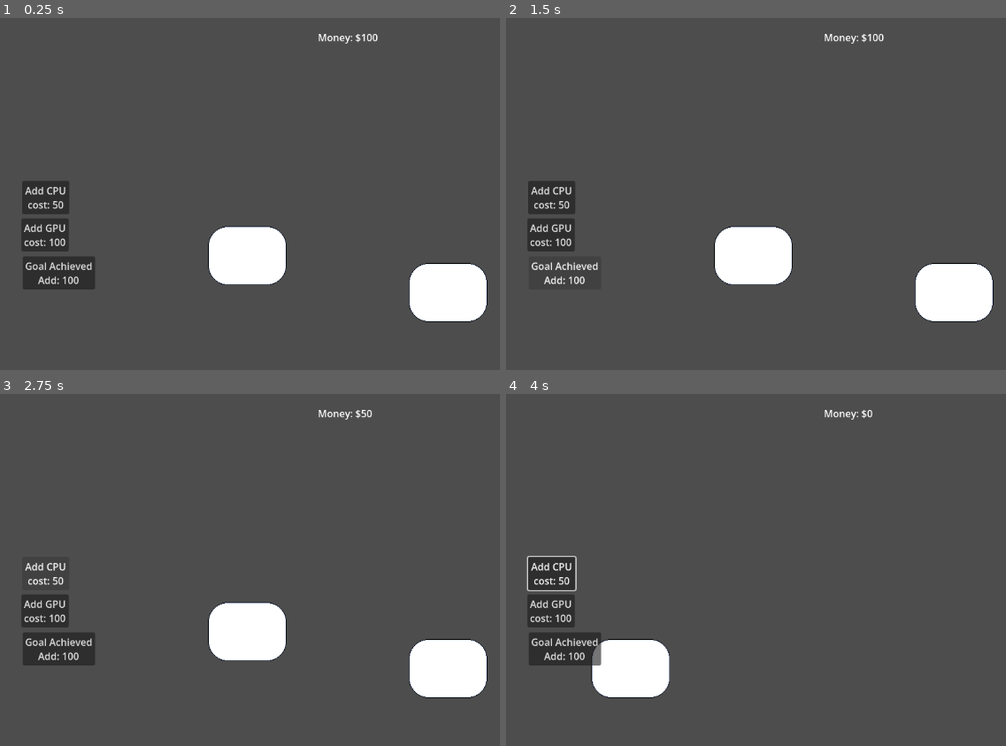
Above: before the commit, frames 1-4 (two rows, left to right).
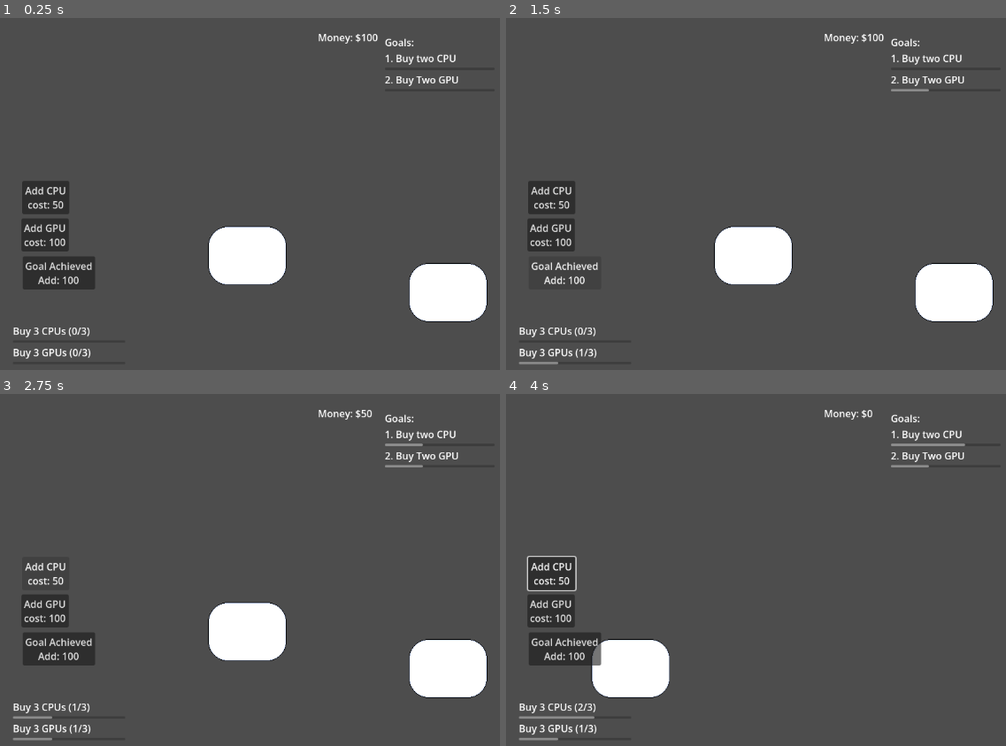
Above: after the commit, the same moments.

Repository: ARCsweden/GameJam2026SpringB
Game: Godot game, scene res://Scenes/Game/Game.tscn
The game is run twice, just before and just after one commit, with the same random seed, the same clock (stepped at 60 frames per second) and the same inputs.
Inputs (mouse positions are in pixels of both pictures, inside the frame that each line leads up to):
- Up to frame 1 (0.25 s): no input
- Up to frame 2 (1.5 s): click "Add GPU cost: 100" at 0.5 s; click "Goal Achieved Add: 100" at 1.25 s
- Up to frame 3 (2.75 s): click "Add CPU cost: 50" at 2 s
- Up to frame 4 (4 s): tap Enter at 2.75 s; move the mouse to (outside the picture) at 2.77 s; hold Right (pan_right) 2.78-3.5 s; click (outside the picture) at 2.92 s; drag from (716, 612) to (826, 672) at 3.52 s

The runs differ from the first frame. In frame 1, 0.7% of the frame differs, in the area x 2-92%, y 5-97%; in frame 2, 0.8%; in frame 3, 0.9%; in frame 4, 1.0%, in the area x 2-92%, y 5-99%.

Commit message:
progress bars and goal logic

Diff:
--- a/Resources/Goal1.tres
+++ b/Resources/Goal1.tres
@@ -1,7 +1,16 @@
 [gd_resource type="Resource" script_class="GoalData" format=3 uid="uid://rcxdu7ar0peg"]
 
 [ext_resource type="Script" uid="uid://cmyshpwolbips" path="res://Scripts/GoalData.gd" id="1_w5eog"]
+[ext_resource type="Resource" uid="uid://kkg8e06fywo5" path="res://Resources/Goal3.tres" id="2_fi1ry"]
+[ext_resource type="Resource" uid="uid://bbpn4wl0wonps" path="res://Resources/Goal2.tres" id="3_7ijsc"]
 
 [resource]
 script = ExtResource("1_w5eog")
+goal_id = "buy_cpu"
+description = "Buy 3 CPUs"
+reward_amount = 10000
+target_value = 3
+next_goals = Array[ExtResource("1_w5eog")]([ExtResource("2_fi1ry"), ExtResource("3_7ijsc")])
+is_repeatable = true
+action_tag = "cpu"
 metadata/_custom_type_script = "uid://cmyshpwolbips"
--- /dev/null
+++ b/Resources/Goal2.tres
@@ -0,0 +1,12 @@
+[gd_resource type="Resource" script_class="GoalData" format=3 uid="uid://bbpn4wl0wonps"]
+
+[ext_resource type="Script" uid="uid://cmyshpwolbips" path="res://Scripts/GoalData.gd" id="1_fswo7"]
+
+[resource]
+script = ExtResource("1_fswo7")
+goal_id = "buy_gpu"
+description = "Buy 3 GPUs"
+reward_amount = 20000
+target_value = 3
+action_tag = "gpu"
+metadata/_custom_type_script = "uid://cmyshpwolbips"
--- /dev/null
+++ b/Resources/Goal3.tres
@@ -0,0 +1,12 @@
+[gd_resource type="Resource" script_class="GoalData" format=3 uid="uid://kkg8e06fywo5"]
+
+[ext_resource type="Script" uid="uid://cmyshpwolbips" path="res://Scripts/GoalData.gd" id="1_umg5b"]
+
+[resource]
+script = ExtResource("1_umg5b")
+goal_id = "buy_cpu_2"
+description = "Buy 5 Cpus"
+reward_amount = 1000000
+target_value = 5
+action_tag = "cpu"
+metadata/_custom_type_script = "uid://cmyshpwolbips"
--- a/Resources/node1.tres
+++ b/Resources/node1.tres
@@ -6,4 +6,6 @@
 script = ExtResource("1_oumwg")
 module_name = "CPU"
 cost = 50
+goal_id_to_trigger = "buy_cpu"
+action_tag = "cpu"
 metadata/_custom_type_script = "uid://cxwn8yrjkyp3v"
--- a/Resources/node2.tres
+++ b/Resources/node2.tres
@@ -6,4 +6,6 @@
 script = ExtResource("1_6okmc")
 module_name = "GPU"
 cost = 100
+goal_id_to_trigger = "buy_gpu"
+action_tag = "gpu"
 metadata/_custom_type_script = "uid://cxwn8yrjkyp3v"
--- a/Scenes/Game/Game.tscn
+++ b/Scenes/Game/Game.tscn
@@ -1,16 +1,23 @@
 [gd_scene format=3 uid="uid://dpa7etolnwg3j"]
 
 [ext_resource type="PackedScene" uid="uid://kk50qp4e2lch" path="res://Scenes/Game/Schematic.tscn" id="1_iukft"]
+[ext_resource type="Resource" uid="uid://rcxdu7ar0peg" path="res://Resources/Goal1.tres" id="2_3586x"]
 [ext_resource type="PackedScene" uid="uid://c07fpo7nlye7n" path="res://Scenes/Game/GUI.tscn" id="2_gwu2e"]
+[ext_resource type="Resource" uid="uid://bbpn4wl0wonps" path="res://Resources/Goal2.tres" id="3_10ki7"]
 [ext_resource type="Script" uid="uid://dx2vsf4ctm4ti" path="res://Scripts/MoneyUI.gd" id="3_xbxml"]
 [ext_resource type="Script" uid="uid://beawjojb6jtid" path="res://Scripts/BuyPipeButton.gd" id="4_ln2h6"]
 [ext_resource type="Resource" uid="uid://lhwar65rtdn8" path="res://Resources/node2.tres" id="5_3k6gv"]
 [ext_resource type="Script" uid="uid://birkj6dde2i87" path="res://Scripts/DebugGoalButton.gd" id="5_y3kpf"]
 [ext_resource type="Resource" uid="uid://cdlqcud8budfg" path="res://Resources/node1.tres" id="7_1q8bt"]
+[ext_resource type="Script" uid="uid://cl6ve3a0ld4uu" path="res://Scripts/GoalPanel.gd" id="8_gvja8"]
+[ext_resource type="Script" uid="uid://dgmpkb4r6yt5o" path="res://Scripts/DynamicGoalPanel.gd" id="11_10ki7"]
+[ext_resource type="PackedScene" uid="uid://2rvovwt788pj" path="res://Scenes/Game/goal_item_ui.tscn" id="12_ti1oi"]
 
 [node name="Game" type="Node2D" unique_id=235563203]
 
 [node name="Schematic" parent="." unique_id=1559803732 instance=ExtResource("1_iukft")]
+cpu_goal = ExtResource("2_3586x")
+gpu_goal = ExtResource("3_10ki7")
 
 [node name="CanvasLayer" type="CanvasLayer" parent="." unique_id=1740658751]
 
@@ -51,3 +58,35 @@
 cost: 50"
 script = ExtResource("4_ln2h6")
 module_to_buy = ExtResource("7_1q8bt")
+
+[node name="GoalPanel" type="VBoxContainer" parent="CanvasLayer" unique_id=1203527586]
+offset_left = 627.0
+offset_top = 28.0
+offset_right = 806.0
+offset_bottom = 148.0
+script = ExtResource("8_gvja8")
+
+[node name="Goal Panel" type="Label" parent="CanvasLayer/GoalPanel" unique_id=342258914]
+layout_mode = 2
+text = "Goals:
+1. Buy two CPU"
+
+[node name="CPUProgressBar" type="ProgressBar" parent="CanvasLayer/GoalPanel" unique_id=1141272039]
+layout_mode = 2
+show_percentage = false
+
+[node name="Label" type="Label" parent="CanvasLayer/GoalPanel" unique_id=193465630]
+layout_mode = 2
+text = "2. Buy Two GPU"
+
+[node name="GPUProgressBar" type="ProgressBar" parent="CanvasLayer/GoalPanel" unique_id=1658577566]
+layout_mode = 2
+show_percentage = false
+
+[node name="DynamicGoalPanel" type="VBoxContainer" parent="CanvasLayer" unique_id=1475320242]
+offset_left = 21.0
+offset_top = 499.0
+offset_right = 204.0
+offset_bottom = 596.0
+script = ExtResource("11_10ki7")
+goal_item_scene = ExtResource("12_ti1oi")
--- /dev/null
+++ b/Scenes/Game/goal_item_ui.tscn
@@ -0,0 +1,15 @@
+[gd_scene format=3 uid="uid://2rvovwt788pj"]
+
+[ext_resource type="Script" uid="uid://y4yfi83dvdca" path="res://Scripts/GoalItemUI.gd" id="1_an4bq"]
+
+[node name="GoalItemUI" type="VBoxContainer" unique_id=1666911190]
+offset_right = 40.0
+offset_bottom = 40.0
+script = ExtResource("1_an4bq")
+
+[node name="Label" type="Label" parent="." unique_id=1099458745]
+layout_mode = 2
+
+[node name="ProgressBar" type="ProgressBar" parent="." unique_id=711421980]
+layout_mode = 2
+show_percentage = false
--- a/Scenes/Game/schematic.gd
+++ b/Scenes/Game/schematic.gd
@@ -2,9 +2,15 @@
 
 @onready var camera : Camera2D = $Camera2D
 
+@export var cpu_goal: GoalData
+@export var gpu_goal: GoalData
 # Called when the node enters the scene tree for the first time.
 func _ready() -> void:
 	EconomyManager.initialize_game(Constants.STARTING_MONEY)
+	GoalManager.call_deferred("activate_single_goal",cpu_goal)
+	GoalManager.call_deferred("activate_single_goal",gpu_goal)
+	#GoalManager.activate_single_goal(cpu_goal)
+	#GoalManager.activate_single_goal(gpu_goal)
 	pass # Replace with function body.
 
 
--- a/Scripts/BuyPipeButton.gd
+++ b/Scripts/BuyPipeButton.gd
@@ -15,7 +15,13 @@
 
 	# Ask the EconomyManager to spend the money
 	if EconomyManager.spend_money(module_to_buy.cost):
+		if module_to_buy.action_tag != "":
+			GoalManager.trigger_action(module_to_buy.action_tag,1)
+		#if module_to_buy.goal_id_to_trigger != "":
+		#	GoalManager.add_progress(module_to_buy.goal_id_to_trigger,1)
+		#	print("Updated Goal: ",module_to_buy.goal_id_to_trigger)
 		print("Successfully bought: ", module_to_buy.module_name)
+
 
 		# Here is where you would tell your game board to let the player
 		# place the module. For example:
--- /dev/null
+++ b/Scripts/DynamicGoalPanel.gd
@@ -0,0 +1,42 @@
+extends VBoxContainer
+
+# 1. Expose a slot in the Inspector so we can drag our new scene into it
+@export var goal_item_scene: PackedScene
+
+# 2. Track the active UI elements. Key: goal_id, Value: GoalItemUI instance
+var active_ui_elements: Dictionary = {}
+
+func _ready() -> void:
+	# Listen to the GoalManager's signals
+	GoalManager.goal_activated.connect(_on_goal_activated)
+	GoalManager.goal_progress_updated.connect(_on_goal_progress_updated)
+	GoalManager.goal_completed.connect(_on_goal_completed)
+
+func _on_goal_activated(goal: GoalData) -> void:
+	# 1. Create a new instance of our reusable UI scene
+	var new_item = goal_item_scene.instantiate() as GoalItemUI
+
+	# 2. Add it as a child of this VBoxContainer so it shows up on screen
+	add_child(new_item)
+
+	# 3. Pass the goal data to it so it sets up its text and max values
+	new_item.setup(goal)
+
+	# 4. Save a reference to it in our dictionary so we can find it later
+	active_ui_elements[goal.goal_id] = new_item
+
+func _on_goal_progress_updated(goal_id: String, current: int, target: int) -> void:
+	# Find the specific UI element for this goal and tell it to update
+	if active_ui_elements.has(goal_id):
+		active_ui_elements[goal_id].update_progress(current, target)
+
+func _on_goal_completed(goal_id: String) -> void:
+	# When the goal is finished, find the UI element...
+	if active_ui_elements.has(goal_id):
+		var item_to_remove = active_ui_elements[goal_id]
+
+		# ...delete it from the screen...
+		item_to_remove.queue_free()
+
+		# ...and remove it from our tracking dictionary.
+		active_ui_elements.erase(goal_id)
--- a/Scripts/GoalData.gd
+++ b/Scripts/GoalData.gd
@@ -4,4 +4,15 @@
 @export var goal_id: String
 @export var description: String
 @export var reward_amount: int
-@export var target_value: int # e.g., "Connect 5 pipes" -> target_value = 5
+@export var target_value: int
+@export var next_goals: Array[GoalData]
+@export var is_repeatable: bool = false
+@export var action_tag: String
+#@export var amount_of_CPU: int
+#@export var amount_of_GPU: int
+#@export var amount_of_cameras: int # e.g., "Connect 5 pipes" -> target_value = 5
+#@export var camera_resolution_target: int
+#@export var camera_speed_target: int
+#@export var amount_of_arms: int
+#@export var amount_of_legs: int
+#@export var amount_of_monitors: int
--- /dev/null
+++ b/Scripts/GoalItemUI.gd
@@ -0,0 +1,20 @@
+extends VBoxContainer
+class_name GoalItemUI
+
+@onready var label: Label = $Label
+@onready var progress_bar: ProgressBar = $ProgressBar
+
+var base_description: String = ""
+
+# Called once when the goal is first activated
+func setup(goal: GoalData) -> void:
+	print("SETUP GOALS TO XX")
+	base_description = goal.description
+	progress_bar.max_value = goal.target_value
+	update_progress(0, goal.target_value)
+
+# Called every time progress is made
+func update_progress(current: int, target: int) -> void:
+	progress_bar.value = current
+	# Using Godot's string formatting to make it look like: "Buy CPU (1/2)"
+	label.text = "%s (%d/%d)" % [base_description, current, target]
--- a/Scripts/GoalManager.gd
+++ b/Scripts/GoalManager.gd
@@ -1,12 +1,33 @@
 extends Node
 
 signal goal_progress_updated(goal_id: String, current: int, target: int)
+signal goal_activated(goal: GoalData)
+signal goal_completed(goal_id: String) # New signal to tell the UI a goal is done!
 
 # A dictionary to track active goals.
 # Key: goal_id (String), Value: current_progress (int)
 var active_goals: Dictionary = {}
 var goal_definitions: Dictionary = {} # Stores the GoalData resources
 
+# METHOD A: Add an entire array of goals at the start of a level
+func load_level_goals(goals_array: Array[GoalData]) -> void:
+	active_goals.clear()
+	goal_definitions.clear()
+
+	for goal in goals_array:
+		activate_single_goal(goal)
+
+# METHOD B: Add a single goal dynamically
+func activate_single_goal(goal: GoalData) -> void:
+	# First check if it's already active to prevent duplicates
+	if not active_goals.has(goal.goal_id):
+		# 1. Save the Resource data so we know the target and reward later
+		goal_definitions[goal.goal_id] = goal
+		# 2. Add it to active goals and set its starting progress to 0
+		active_goals[goal.goal_id] = 0
+
+		print("New Goal Added: ", goal.goal_id)
+		goal_activated.emit(goal)
 # Call this when the level starts to load in the level's specific goals
 func load_goals(goals_array: Array[GoalData]):
 	active_goals.clear()
@@ -14,25 +35,97 @@
 	for goal in goals_array:
 		goal_definitions[goal.goal_id] = goal
 		active_goals[goal.goal_id] = 0
+# Replace add_progress with this new function:
+func trigger_action(action: String, amount: int = 1) -> void:
+	# A temporary list to hold goals that finish during this loop
+	var goals_to_complete: Array[String] = []
+
+	# 1. Loop through every currently active goal
+	for goal_id in active_goals.keys():
+		var goal_data = goal_definitions[goal_id]
+
+		# 2. Check if this goal cares about the action that just happened
+		if goal_data.action_tag == action:
+
+			# 3. Add progress and tell the UI to update
+			active_goals[goal_id] += amount
+			var target = goal_data.target_value
+			goal_progress_updated.emit(goal_id, active_goals[goal_id], target)
+
+			# 4. If it hit the target, mark it for completion!
+			if active_goals[goal_id] >= target:
+				goals_to_complete.append(goal_id)
+
+	# 5. Safely finish and remove the goals after the loop is done
+	for finished_goal_id in goals_to_complete:
+		_finish_and_remove_goal(finished_goal_id)
 
 # The pipeline script calls this when a player does something good
-func add_progress(goal_id: String, amount: int = 1):
-	if active_goals.has(goal_id):
-		active_goals[goal_id] += amount
-		var target = goal_definitions[goal_id].target_value
-
-		goal_progress_updated.emit(goal_id, active_goals[goal_id], target)
-
-		if active_goals[goal_id] >= target:
-			complete_goal(goal_id)
+#func add_progress(goal_id: String, amount: int = 1):
+#	print("Goal Process")
+#	if active_goals.has(goal_id):
+#		active_goals[goal_id] += amount
+#		var target = goal_definitions[goal_id].target_value
+#		print("Update Process", goal_id)
+#		goal_progress_updated.emit(goal_id, active_goals[goal_id], target)
+#
+#		if active_goals[goal_id] >= target:
+#			complete_goal(goal_id)
 
 func complete_goal(goal_id: String):
+	var completed_goal_data = goal_definitions[goal_id]
 	var reward = goal_definitions[goal_id].reward_amount
 	print("Goal Completed: ", goal_id)
-
 	# Talk to the other Autoload to give the player money!
 	EconomyManager.add_money(reward)
 	EconomyManager.goal_completed.emit(goal_id, reward)
 
-	# Remove from active goals so it can't be completed twice
-	active_goals.erase(goal_id)
+	for next_goal in completed_goal_data.next_goals:
+		print("Next goal", next_goal)
+		if next_goal != null:
+			activate_single_goal(next_goal)
+			print("New goal added", next_goal)
+
+	if completed_goal_data.is_repeatable:
+		# Reset the progress back to 0
+		active_goals[goal_id] = 0
+
+		# Tell the UI to update the visual bar back down to 0
+		goal_progress_updated.emit(goal_id, 0, completed_goal_data.target_value)
+		print("Repeatable Goal Reset: ", goal_id)
+	else:
+		# Remove from active goals so it can't be completed twice
+		active_goals.erase(goal_id)
+		goal_definitions.erase(goal_id)
+		print("Goal Completed and Removed")
+
+func _finish_and_remove_goal(goal_id: String) -> void:
+	# Grab the data before we do anything
+	var completed_goal_data = goal_definitions[goal_id]
+	var reward = completed_goal_data.reward_amount
+
+	# 1. Give the player their money!
+	EconomyManager.add_money(reward)
+
+	# 2. Trigger the next goals in the chain (if there are any)
+	for next_goal in completed_goal_data.next_goals:
+		if next_goal != null:
+			activate_single_goal(next_goal)
+
+	# 3. --- THE REPEATABLE LOGIC ---
+	if completed_goal_data.is_repeatable:
+		# Reset the progress back to 0
+		active_goals[goal_id] = 0
+
+		# Tell the UI to update the visual bar back down to 0
+		goal_progress_updated.emit(goal_id, 0, completed_goal_data.target_value)
+		print("Repeatable Goal Reset: ", goal_id)
+
+	else:
+		# It's a one-time goal. Tell the UI to delete it entirely.
+		goal_completed.emit(goal_id)
+
+		# Erase it from the backend dictionaries
+		active_goals.erase(goal_id)
+		goal_definitions.erase(goal_id)
+		print("Goal Completed and Removed: ", goal_id)
--- /dev/null
+++ b/Scripts/GoalPanel.gd
@@ -0,0 +1,31 @@
+extends VBoxContainer
+
+# Grab references to our progress bar nodes
+@onready var cpu_progress: ProgressBar = $CPUProgressBar
+@onready var gpu_progress: ProgressBar = $GPUProgressBar
+
+func _ready() -> void:
+	# 1. Listen to the global goal updates
+	GoalManager.goal_progress_updated.connect(_on_goal_progress_updated)
+
+	# 2. Set the target goals (2 CPUs, 2 GPUs)
+	cpu_progress.max_value = 3
+	gpu_progress.max_value = 3
+	print("Goal = 2")
+
+	# 3. Start them at 0
+	cpu_progress.value = 0
+	gpu_progress.value = 0
+
+# This triggers every time GoalManager.add_progress() is called
+func _on_goal_progress_updated(goal_id: String, current: int, target: int) -> void:
+	# Check which goal was updated and fill the correct bar
+	print("GOAL UPDATE")
+	if goal_id == "buy_cpu":
+		cpu_progress.value = current
+	elif goal_id == "buy_gpu":
+		gpu_progress.value = current
+
+	# Optional: Check if both are done to trigger a master event
+	if cpu_progress.value == cpu_progress.max_value and gpu_progress.value == gpu_progress.max_value:
+		print("LEVEL COMPLETE: Both CPU and GPU goals met!")
--- a/Scripts/ModuleData.gd
+++ b/Scripts/ModuleData.gd
@@ -4,3 +4,5 @@
 @export var module_name: String
 @export var cost: int
 @export var packed_scene: PackedScene # The actual node to spawn when bought
+@export var goal_id_to_trigger: String = ""
+@export var action_tag: String = ""
--- a/project.godot
+++ b/project.godot
@@ -21,6 +21,7 @@
 Globals="*uid://bo0i0um4csap5"
 SignalBus="*uid://b4eipu7hxs7ow"
 EconomyManager="*uid://idr0nthsuonq"
+GoalManager="*uid://mawq8hvpvfie"
 
 [input]
 
Not shown, added: Scripts/DynamicGoalPanel.gd.uid
Not shown, added: Scripts/GoalItemUI.gd.uid
Not shown, added: Scripts/GoalPanel.gd.uid
